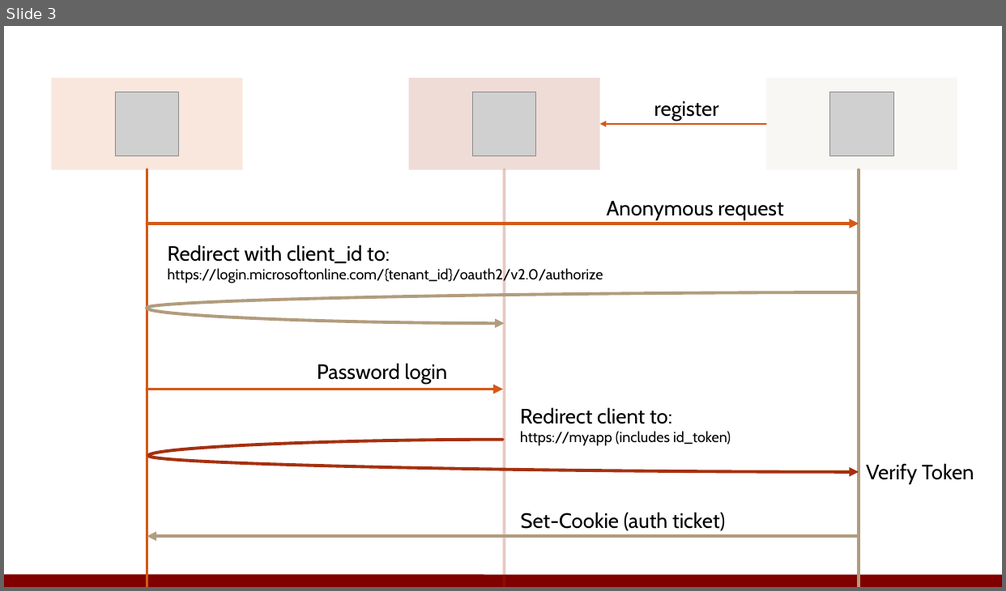
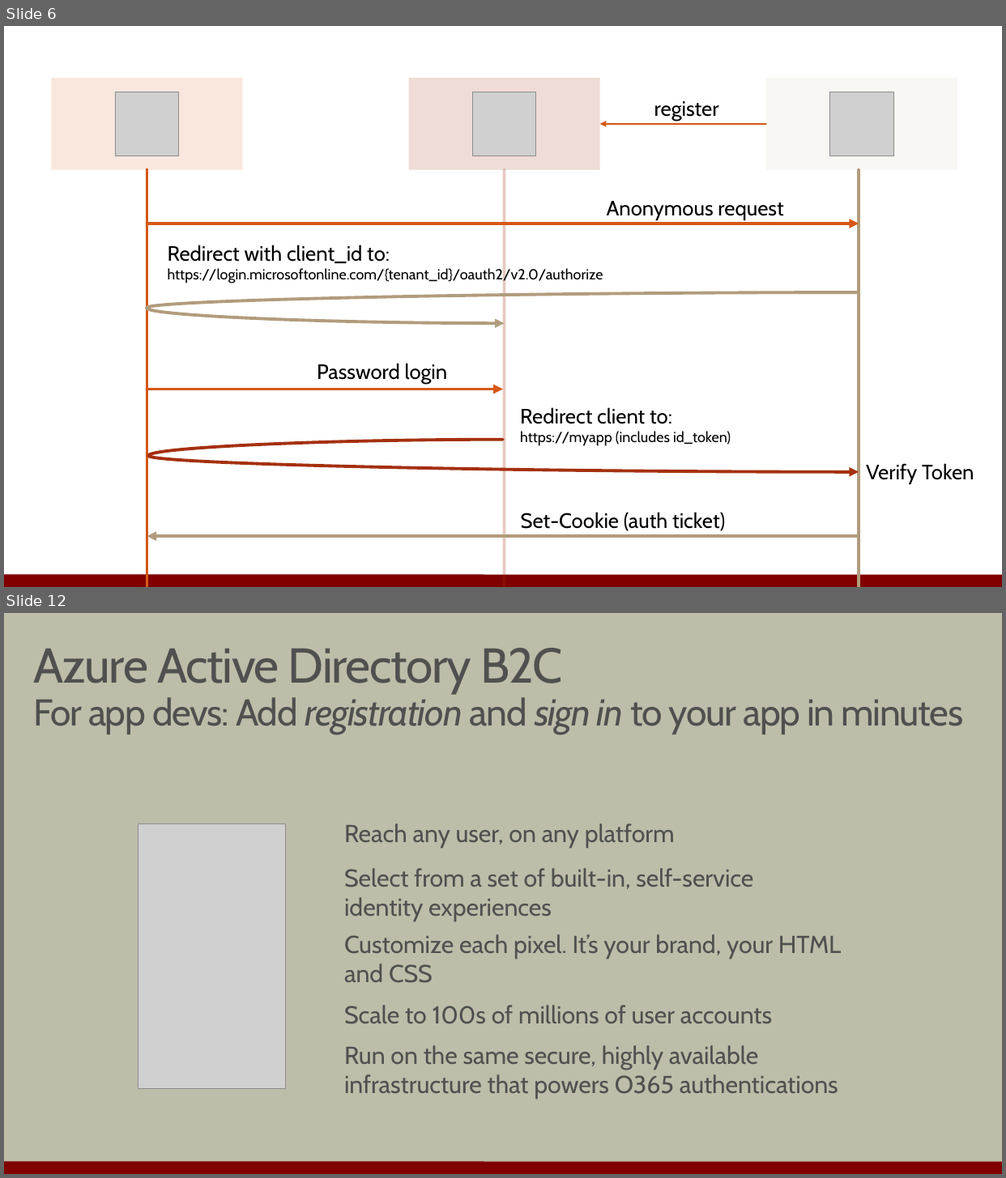
Before and after one commit to OdeToCode/classes, a slide deck: azure/secure-services-m4-azuread.pptx. Shown one above the other, each under a label of ours: slide 3 before the commit, slides 6 and 12 after it; the slides between them are not shown. The pictures are 1006x591 and 1006x1178 pixels, drawn with LibreOffice and Linux fonts; fonts in the diff are those of the drawing; grey boxes stand for pictures; background and template pictures are left out. Boxes give left, top, right and bottom in pixels: in the first picture for what was removed or moved away, otherwise in the second. Text is boxed around its words. In the diff, an @@ line names an element or a change of style, - is before the commit and + after.

Commit message:
updated azure content

```diff
--- a/azure/secure-services-m4-azuread.pptx
+++ b/azure/secure-services-m4-azuread.pptx
@@ slide 12 added at (x1=4, y1=613, x2=1002, y2=1174), background #BDBDA9; not listed: 1 template element that a slide beside it also shows @@
@@ text added at (x1=33, y1=648, x2=964, y2=734), 36 pt, text #505050 @@
+Azure Active Directory B2C
+For app devs: Add registration and sign in to your app in minutes
@@ picture added at (x1=138, y1=824, x2=286, y2=1089) @@
@@ text added at (x1=344, y1=824, x2=675, y2=848), 23.5 pt, text #505050 @@
+Reach any user, on any platform
@@ text added at (x1=344, y1=868, x2=753, y2=922), 23.5 pt, text #505050 @@
+Select from a set of built-in, self-service identity experiences
@@ text added at (x1=344, y1=935, x2=841, y2=983), 23.5 pt, text #505050 @@
+Customize each pixel. It’s your brand, your HTML and CSS
@@ text added at (x1=344, y1=1005, x2=772, y2=1024), 23.5 pt, text #505050 @@
+Scale to 100s of millions of user accounts
@@ text added at (x1=344, y1=1046, x2=838, y2=1099), 23.5 pt, text #505050 @@
+Run on the same secure, highly available infrastructure that powers O365 authentications
@@ what was slide 3 is now slide 6 @@
```
Also in this commit, not shown: 10 other slides added, 1 slide removed, 4 other files.
